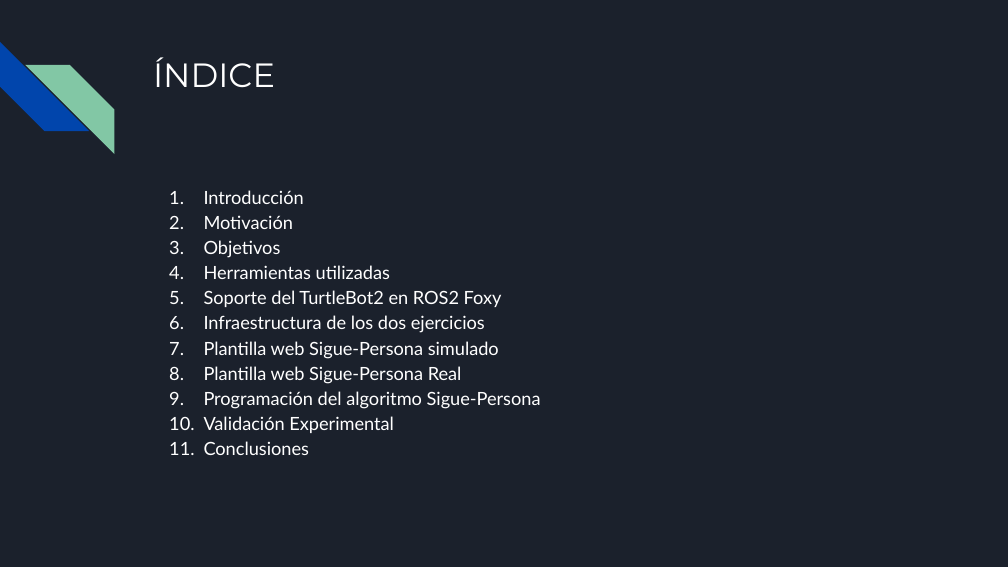
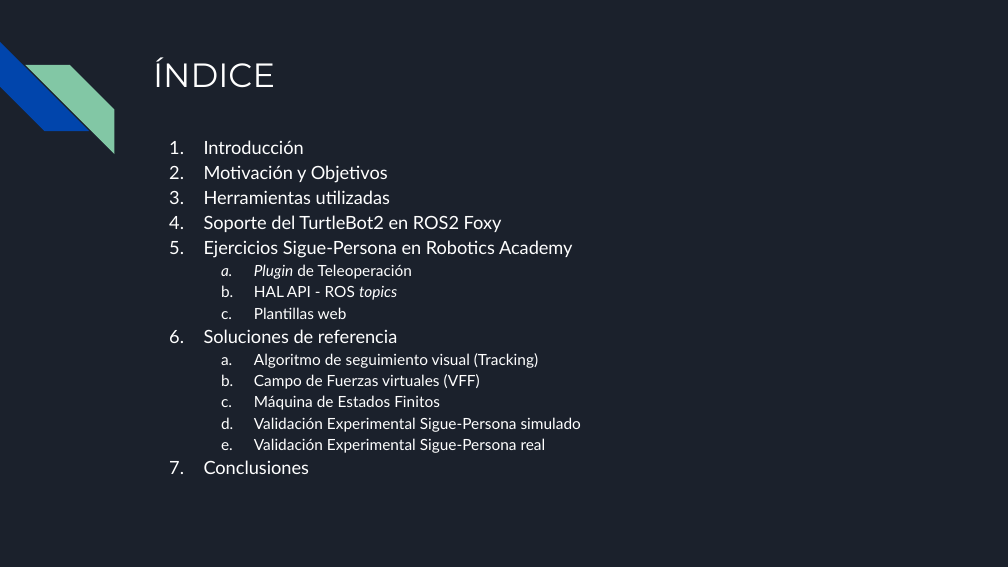
Before and after one commit to RoboticsLabURJC/2021-tfg-carlos-caminero, a slide deck: slide 2 of presentacion/presentacion.pptx. Drawn at 1008x567 pixels with LibreOffice and Linux fonts; fonts in the diff are those of the drawing. Boxes give left, top, right and bottom in pixels: in the first picture for what was removed or moved away, otherwise in the second. Text is boxed around its words. In the diff, an @@ line names an element or a change of style, - is before the commit and + after.

Commit message:
presentation final version

```diff
--- a/presentacion/presentacion.pptx
+++ b/presentacion/presentacion.pptx
@@ text "Introducción" moved from (x1=204, y1=190, x2=541, y2=455) to (x1=204, y1=140, x2=581, y2=474) @@
@@ text at (x1=204, y1=165, x2=388, y2=183): text changed @@
-2. Motivación
-3. Objetivos
+2. Motivación y Objetivos
@@ text at (x1=204, y1=240, x2=581, y2=453): text changed; size 13 to 11 pt @@
-6. Infraestructura de los dos ejercicios
-7. Plantilla web Sigue-Persona simulado
-8. Plantilla web Sigue-Persona Real
-9. Programación del algoritmo Sigue-Persona
-10. Validación Experimental
+5. Ejercicios Sigue-Persona en Robotics Academy
+  a. Plugin de Teleoperación
+  b. HAL API - ROS topics
+  c. Plantillas web
+6. Soluciones de referencia
+  a. Algoritmo de seguimiento visual (Tracking)
+  b. Campo de Fuerzas virtuales (VFF)
+  c. Máquina de Estados Finitos
+  d. Validación Experimental Sigue-Persona simulado
+  e. Validación Experimental Sigue-Persona real
```
Also in this commit, not shown: 8 other slides changed, 1 other file.
